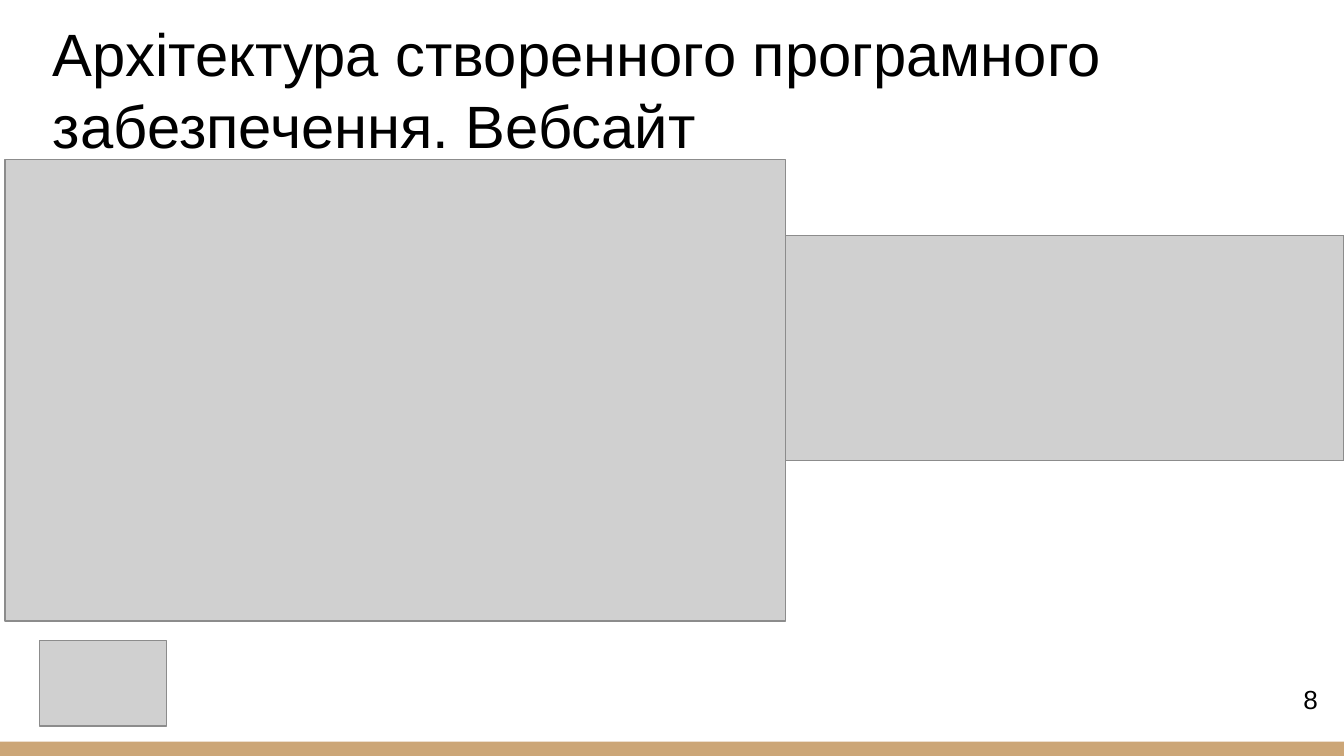
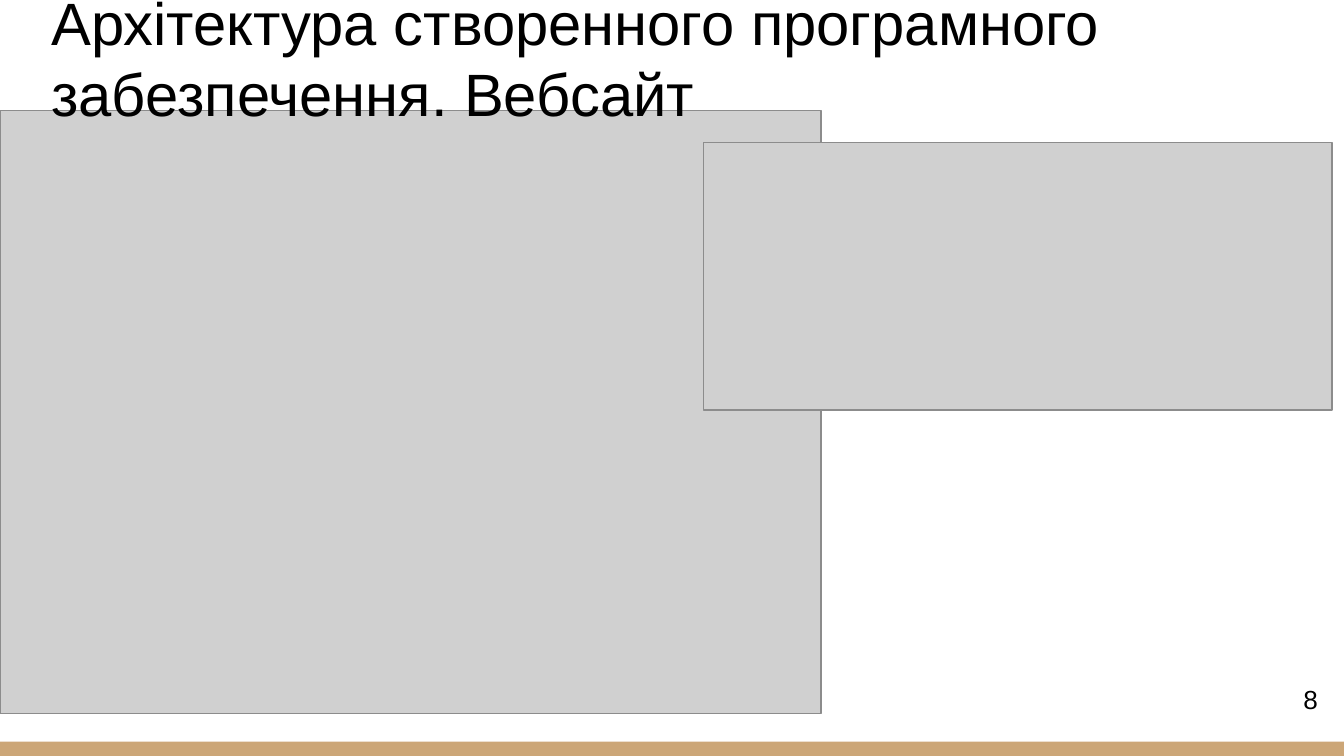
Before and after one commit to NurePetrenkoMariia/2026_B_PI_PZPI-22-1_Petrenko_M_O, a slide deck: slide 8 of 2026_Б_ПІ_ПЗПІ-22-1_Петренко_М_О.pptx. Drawn at 1344x756 pixels with LibreOffice and Linux fonts; fonts in the diff are those of the drawing; grey boxes stand for pictures. Boxes give left, top, right and bottom in pixels: in the first picture for what was removed or moved away, otherwise in the second. Text is boxed around its words. In the diff, an @@ line names an element or a change of style, - is before the commit and + after.

```diff
--- a/2026_Б_ПІ_ПЗПІ-22-1_Петренко_М_О.pptx
+++ b/2026_Б_ПІ_ПЗПІ-22-1_Петренко_М_О.pptx
@@ title "Архітектура створенного програмного забезпечення. Вебсайт": place and size @@
-title "Архітектура створенного програмного забезпечення. Вебсайт" at (53,32,1101,149)
+title "Архітектура створенного програмного забезпечення. Вебсайт" at (51,1,1099,117)
@@ picture: place and size @@
-picture at (5,160,786,621)
+picture at (0,110,821,714)
@@ picture: place and size @@
-picture at (785,235,1344,460)
+picture at (703,142,1332,410)
@@ picture removed at (39,641,165,727) @@
```
Also in this commit, not shown: 3 other slides changed.
